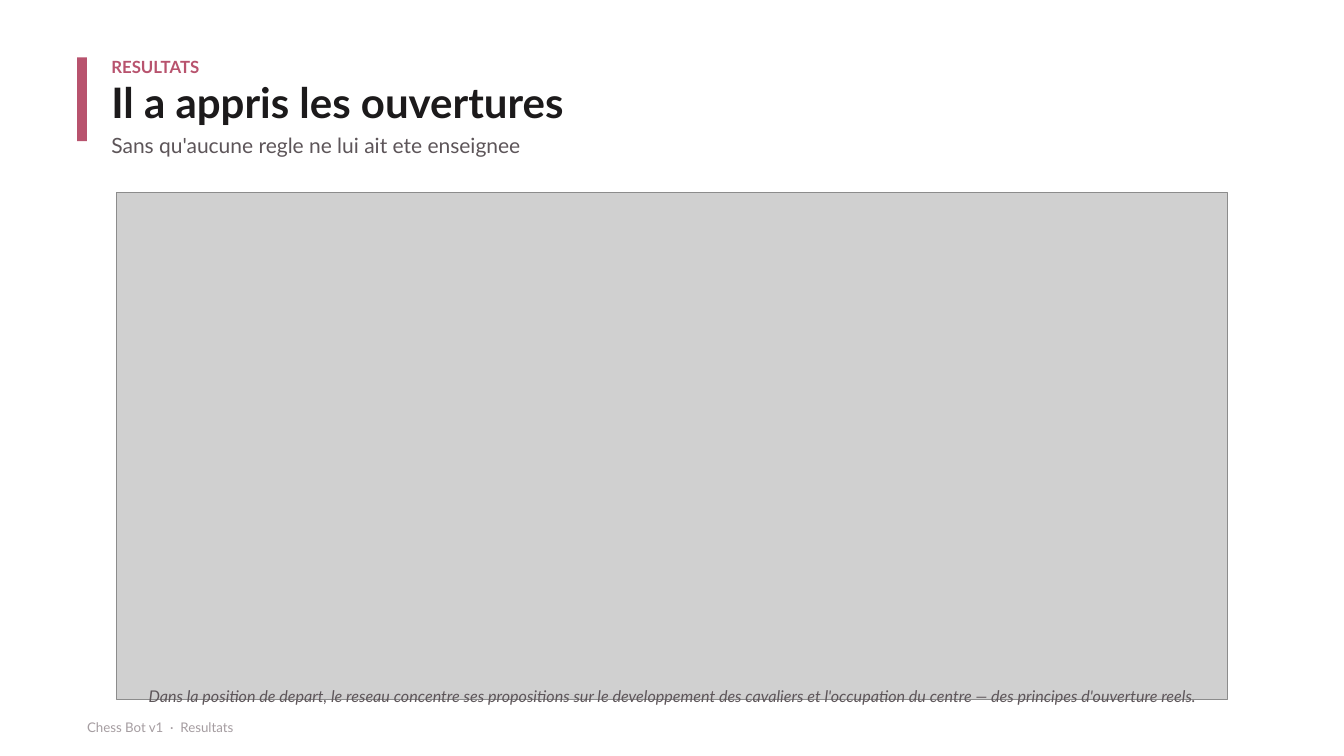
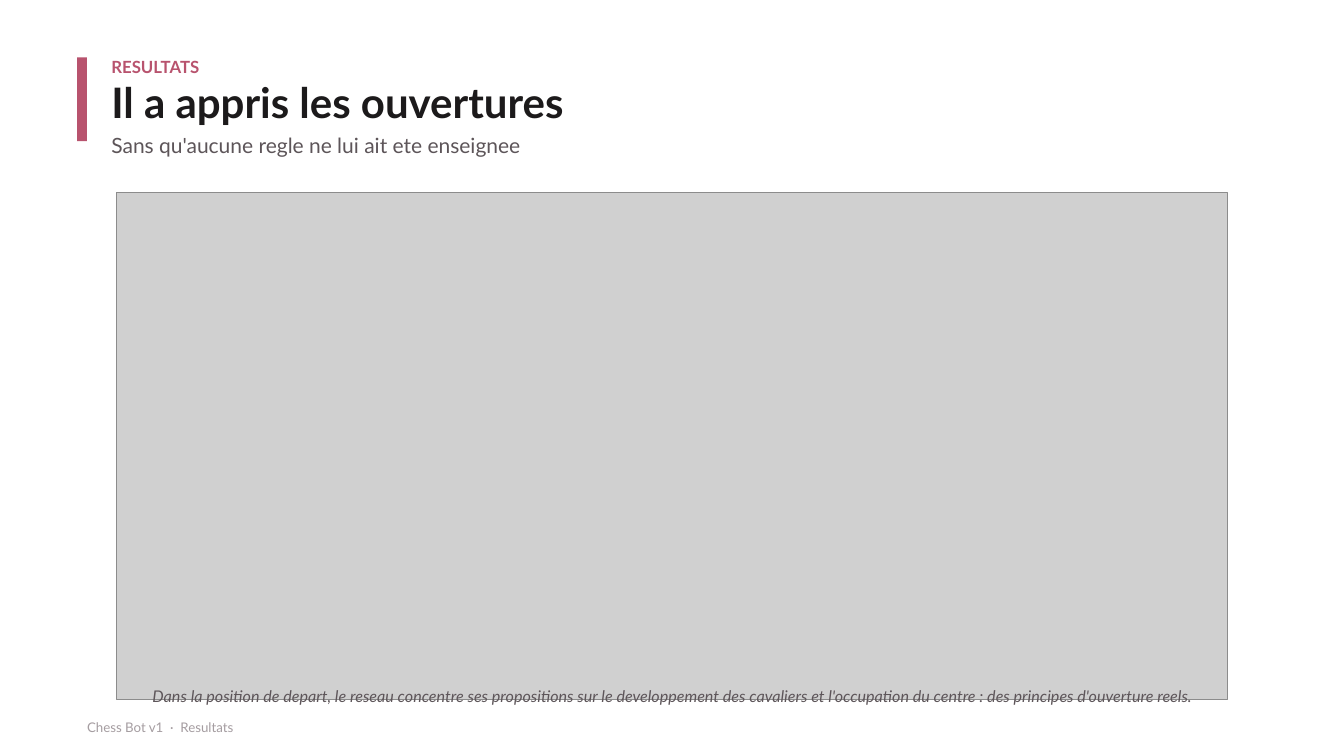
Before and after one commit to naadjath/chess-bot-v1, a slide deck: slide 11 of LIVRABLES/6-Soutenance/Soutenance.pptx. Drawn at 1344x756 pixels with LibreOffice and Linux fonts; fonts in the diff are those of the drawing; grey boxes stand for pictures. Boxes give left, top, right and bottom in pixels: in the first picture for what was removed or moved away, otherwise in the second. Text is boxed around its words. In the diff, an @@ line names an element or a change of style, - is before the commit and + after.

```diff
--- a/LIVRABLES/6-Soutenance/Soutenance.pptx
+++ b/LIVRABLES/6-Soutenance/Soutenance.pptx
@@ text at (x1=152, y1=690, x2=1191, y2=705): text changed @@
-Dans la position de depart, le reseau concentre ses propositions sur le developpement des cavaliers et l'occupation du centre — des principes d'ouverture reels.
+Dans la position de depart, le reseau concentre ses propositions sur le developpement des cavaliers et l'occupation du centre : des principes d'ouverture reels.
```
Also in this commit, not shown: 11 other slides changed, 3 other files.
